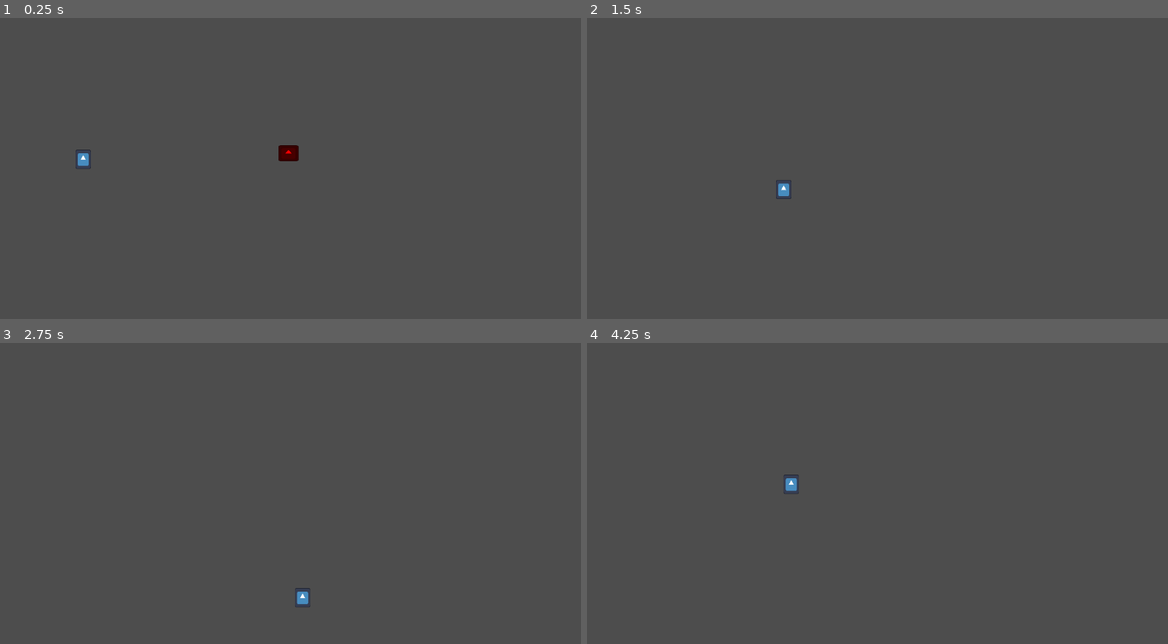
Above: before the commit, frames 1-4 (two rows, left to right).
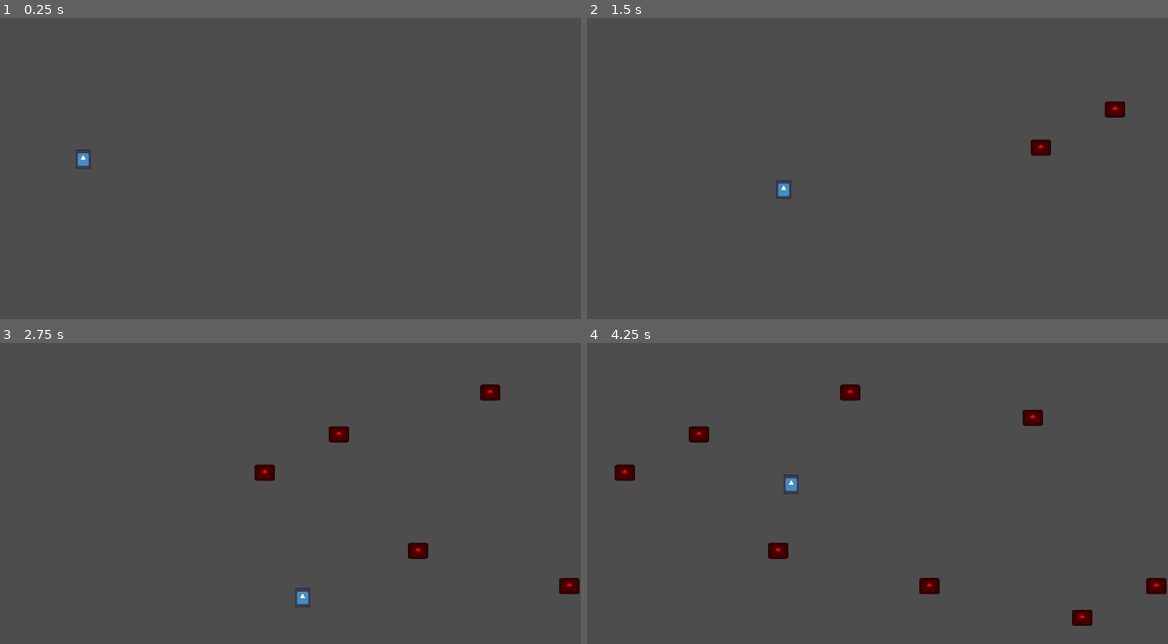
Above: after the commit, the same moments.

Repository: Starlitriver1234/TestGodot2025
Game: Godot game, scene res://Scenes/game.tscn
The game is run twice, just before and just after one commit, with the same random seed, the same clock (stepped at 60 frames per second) and the same inputs. The engine's default icon, where the game draws it, is replaced by a stand-in: a white triangle on a blue panel in a dark square.
Inputs:
- Up to frame 1 (0.25 s): no input
- Up to frame 2 (1.5 s): hold D (Right) 0.53-1.28 s; hold S (Down) from 1.28 s (still down)
- Up to frame 3 (2.75 s): release S (Down) at 2.03 s; hold D (Right) from 2.03 s (still down)
- Up to frame 4 (4.25 s): release D (Right) at 2.78 s; hold W (Up) 2.78-3.53 s; hold A (Left) from 3.53 s (still down)

The runs differ from the first frame. In frame 1, 0.2% of the frame differs, in the area x 47-52%, y 42-48%; in frame 2, 0.4%; in frame 3, 0.9%; in frame 4, 1.5%, in the area x 4-100%, y 13-94%.

Commit message:
the spawner now works

Diff:
--- a/godottest/Scenes/game.tscn
+++ b/godottest/Scenes/game.tscn
@@ -1,13 +1,14 @@
 [gd_scene load_steps=4 format=3 uid="uid://bju4477ahi6nt"]
 
 [ext_resource type="PackedScene" uid="uid://dc72yibpgjt60" path="res://Scenes/player.tscn" id="1_ebmjs"]
-[ext_resource type="PackedScene" uid="uid://din8l1i5uig02" path="res://Scenes/enemy.tscn" id="2_qxrlw"]
+[ext_resource type="Script" uid="uid://bn2e87gl5fivn" path="res://Scripts/game.gd" id="1_wrm1d"]
 [ext_resource type="PackedScene" uid="uid://c3crs45ytwir8" path="res://Scenes/spawner.tscn" id="3_wrm1d"]
 
 [node name="Game" type="Node2D"]
+script = ExtResource("1_wrm1d")
 
 [node name="Player" parent="." instance=ExtResource("1_ebmjs")]
 
-[node name="Enemy" parent="." instance=ExtResource("2_qxrlw")]
+[node name="Spawner" parent="." instance=ExtResource("3_wrm1d")]
 
-[node name="Spawner" parent="." instance=ExtResource("3_wrm1d")]
+[connection signal="enemy_spawned" from="Spawner" to="." method="_on_spawner_enemy_spawned"]
--- /dev/null
+++ b/godottest/Scripts/game.gd
@@ -0,0 +1,15 @@
+extends Node2D
+
+
+# Called when the node enters the scene tree for the first time.
+func _ready() -> void:
+	pass # Replace with function body.
+
+
+# Called every frame. 'delta' is the elapsed time since the previous frame.
+func _process(delta: float) -> void:
+	pass
+
+
+func _on_spawner_enemy_spawned(EnemyInstance: Variant) -> void:
+	add_child(EnemyInstance)
--- a/godottest/Scripts/spawner.gd
+++ b/godottest/Scripts/spawner.gd
@@ -1,13 +1,13 @@
 extends Node2D
+
+signal enemy_spawned(EnemyInstance)
 
 var enemy_scene = preload("res://Scenes/enemy.tscn")
 
-# Called when the node enters the scene tree for the first time.
 func _ready() -> void:
-	pass # Replace with function body.
+	pass
 
 
-# Called every frame. 'delta' is the elapsed time since the previous frame.
 func _process(delta: float) -> void:
 	pass
 
@@ -20,3 +20,4 @@
 	var Random = Position_array.pick_random()
 	var EnemyInstance = enemy_scene.instantiate()
 	EnemyInstance.global_position = Random.global_position
+	enemy_spawned.emit(EnemyInstance)
Not shown, added: godottest/Scripts/game.gd.uid
